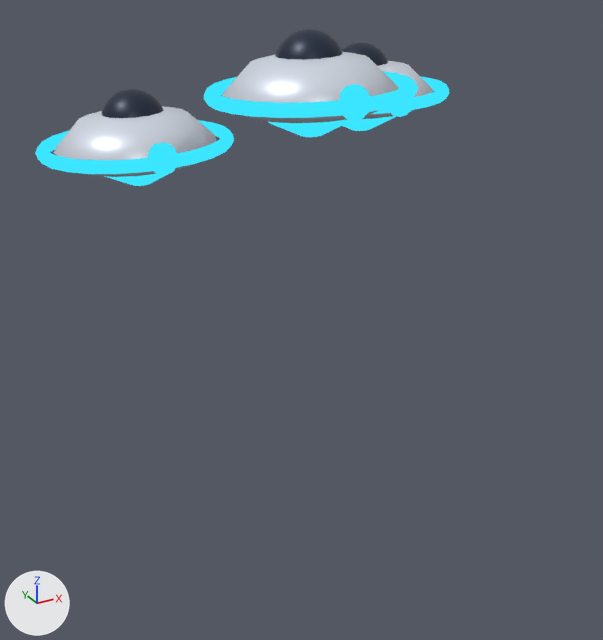
Two versions of the glTF model aetherfront/assets/models/aether_drone_swarm.glb, one commit apart.
Before and after are seen from a camera (50 mm lens) standing at (-0.72, -1.392, 1.127) and looking at (0.024, -0.041, 0.452). Every picture has the same lights, and +X, +Y and +Z are marked at lower left. The older version comes first. Where no turn or scale is listed for an object, it has been applied to the vertices.

Names of what the first picture shows: 'drone0_body', 'drone0_glow', 'drone1_body', 'drone1_glow', 'drone2_body', 'drone2_glow'.
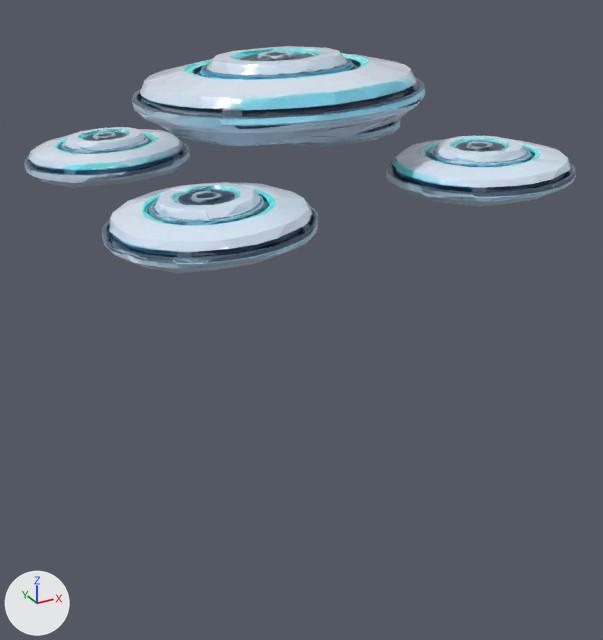
Location of each change, [x1, y1, x2, y2] in pixels of the pictures (603 x 640 px):
'mesh_0', added
    after: [24, 46, 576, 273]
'drone0_body', deleted
    before: [223, 29, 399, 123]
'drone1_body', deleted
    before: [54, 88, 217, 177]
'drone0_glow', deleted (cyan)
    before: [204, 71, 418, 137]
'drone1_glow', deleted (cyan)
    before: [35, 120, 234, 186]
'drone2_glow', deleted (cyan)
    before: [342, 76, 449, 131]
'drone2_body', deleted
    before: [342, 42, 433, 119]

The change, as a list of edits to the scene's bpy script:
```text
Add img_image_2:
    img_image_2 = load_image('Image_2', '_unpacked/Image_2', 512, 512, 'Non-Color')
Add img_image_0:
    img_image_0 = load_image('Image_0', '_unpacked/Image_0', 512, 512, 'Non-Color')
Add img_image_1:
    img_image_1 = load_image('Image_1', '_unpacked/Image_1', 1024, 1024, 'sRGB')
Add mat_af_meshy_aether_drone_swarm:
    mat_af_meshy_aether_drone_swarm = bpy.data.materials.new('AF_Meshy_aether_drone_swarm')
    # uses the picture img_image_0
    # uses the picture img_image_1
    # uses the picture img_image_2
Add me_mesh_0_1:
    me_mesh_0_1.from_pydata(...)  # 3071 vertices, 6191 faces; spans x -0.415..0.422, y -0.425..0.425, z -0.128..0.113
    me_mesh_0_1.materials.append(mat_af_meshy_aether_drone_swarm)
Remove ob_drone0_body:
    ob_drone0_body = bpy.data.objects.new('drone0_body', me_mesh_0)
    ob_drone0_body.location = (-0.003, -0.12, 0.913)
Remove ob_drone0_glow:
    ob_drone0_glow = bpy.data.objects.new('drone0_glow', me_mesh_1)
    ob_drone0_glow.location = (-0.003, -0.12, 0.913)
Remove ob_drone1_body:
    ob_drone1_body = bpy.data.objects.new('drone1_body', me_mesh_2)
    ob_drone1_body.location = (-0.238, 0.12, 0.803)
Remove ob_drone1_glow:
    ob_drone1_glow = bpy.data.objects.new('drone1_glow', me_mesh_3)
    ob_drone1_glow.location = (-0.238, 0.12, 0.803)
Remove ob_drone2_body:
    ob_drone2_body = bpy.data.objects.new('drone2_body', me_mesh_4)
    ob_drone2_body.location = (0.24, 0.1, 0.864)
Remove ob_drone2_glow:
    ob_drone2_glow = bpy.data.objects.new('drone2_glow', me_mesh_5)
    ob_drone2_glow.location = (0.24, 0.1, 0.864)
Add ob_mesh_0:
    ob_mesh_0 = bpy.data.objects.new('mesh_0', me_mesh_0_1)
    ob_mesh_0.location = (0.0, 0.0, 0.853)
```
